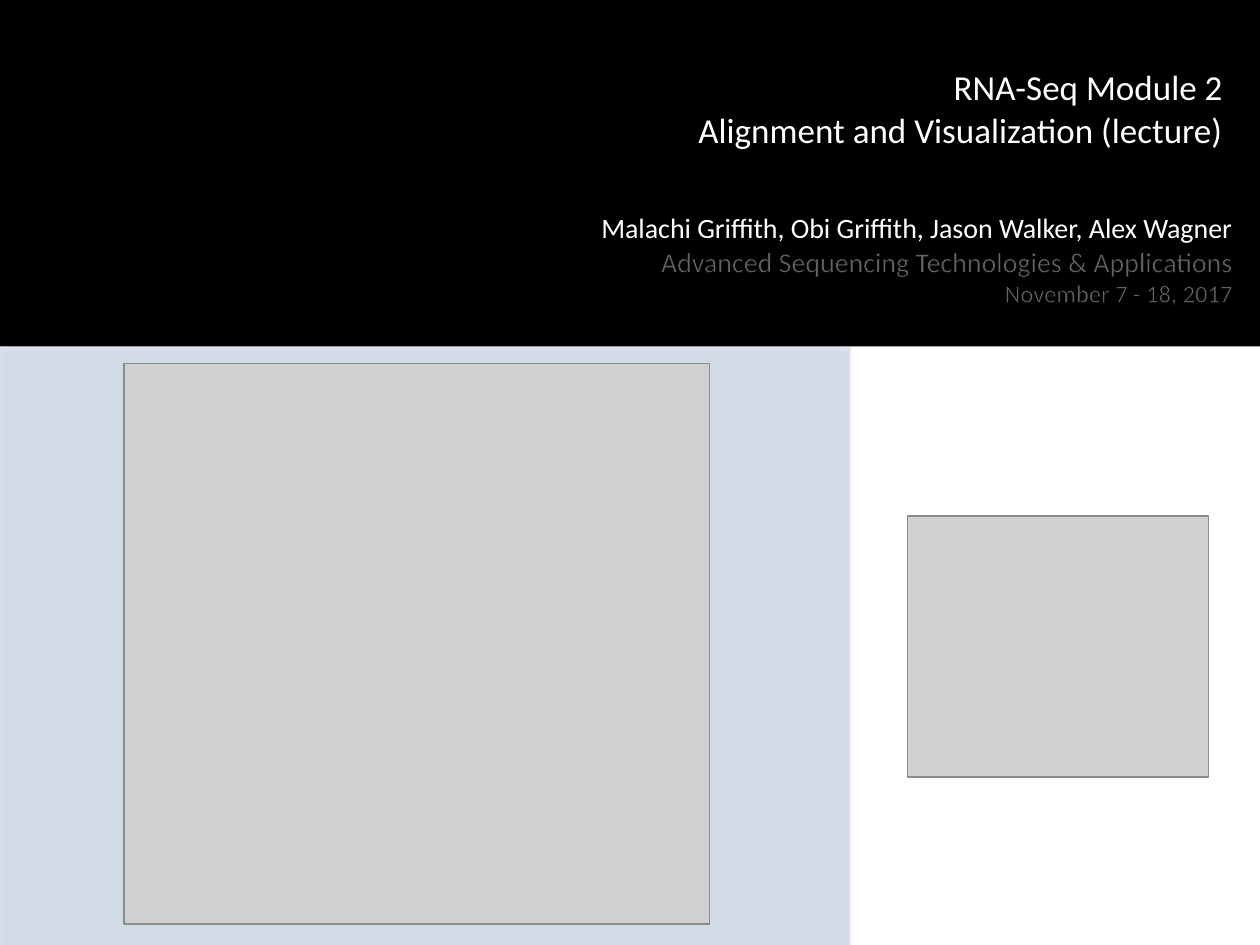
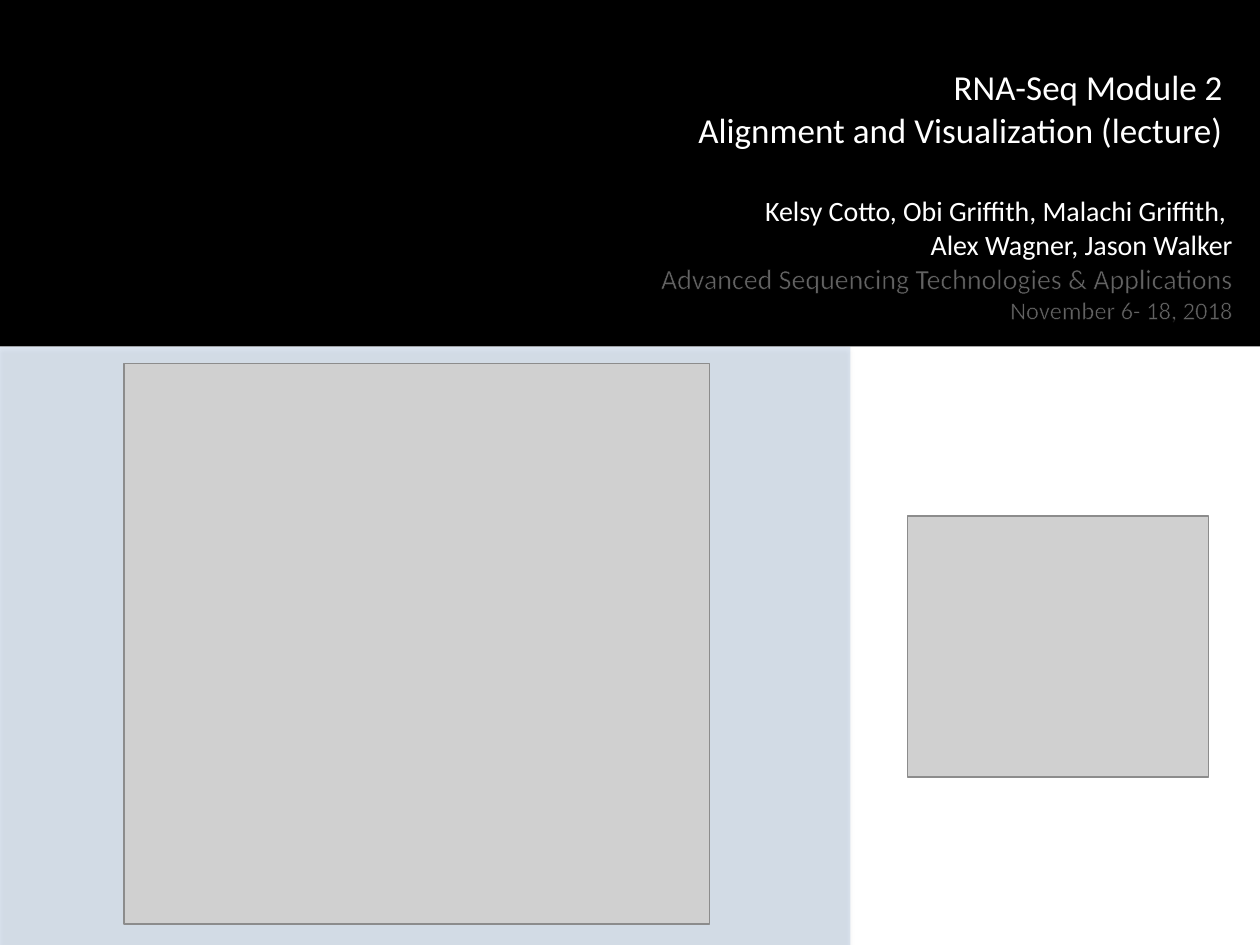
Before and after one commit to griffithlab/rnaseq_tutorial_wiki, a slide deck: slide 2 of LectureFiles/cshl/2018/RNASeq_Module2_Lecture.pptx. Drawn at 1260x945 pixels with LibreOffice and Linux fonts; fonts in the diff are those of the drawing; grey boxes stand for pictures; background and template pictures are left out. Boxes give left, top, right and bottom in pixels: in the first picture for what was removed or moved away, otherwise in the second. Text is boxed around its words. In the diff, an @@ line names an element or a change of style, - is before the commit and + after.

```diff
--- a/LectureFiles/cshl/2018/RNASeq_Module2_Lecture.pptx
+++ b/LectureFiles/cshl/2018/RNASeq_Module2_Lecture.pptx
@@ text at bbox=[765, 201, 1232, 260]: text changed @@
-Malachi Griffith, Obi Griffith, Jason Walker, Alex Wagner
+Kelsy Cotto, Obi Griffith, Malachi Griffith,
+Alex Wagner, Jason Walker
@@ text at bbox=[1010, 302, 1233, 320]: text changed @@
-November 7 - 18, 2017
+November 6- 18, 2018
```
Also in this commit, not shown: 5 other files.
